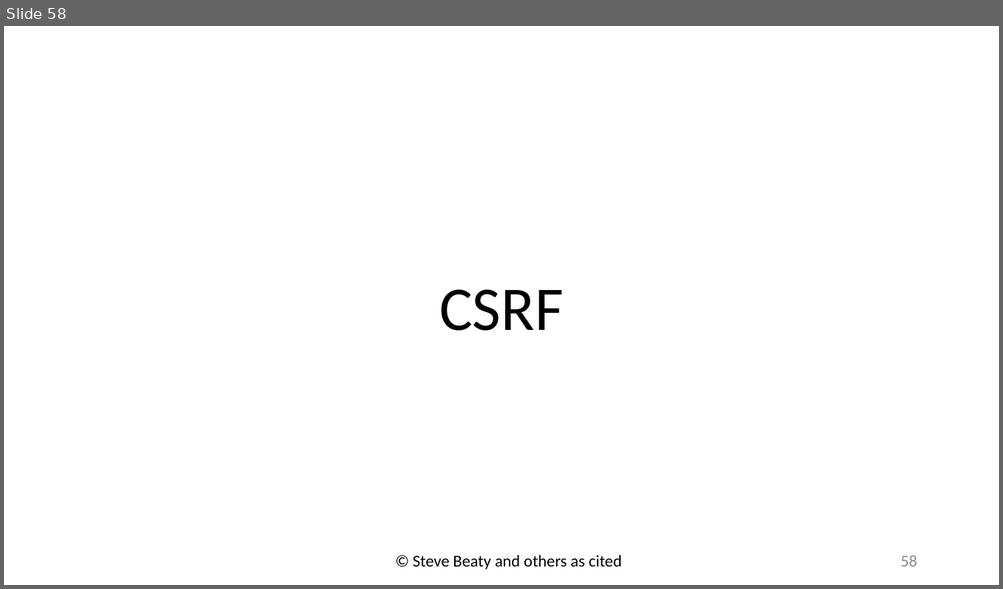
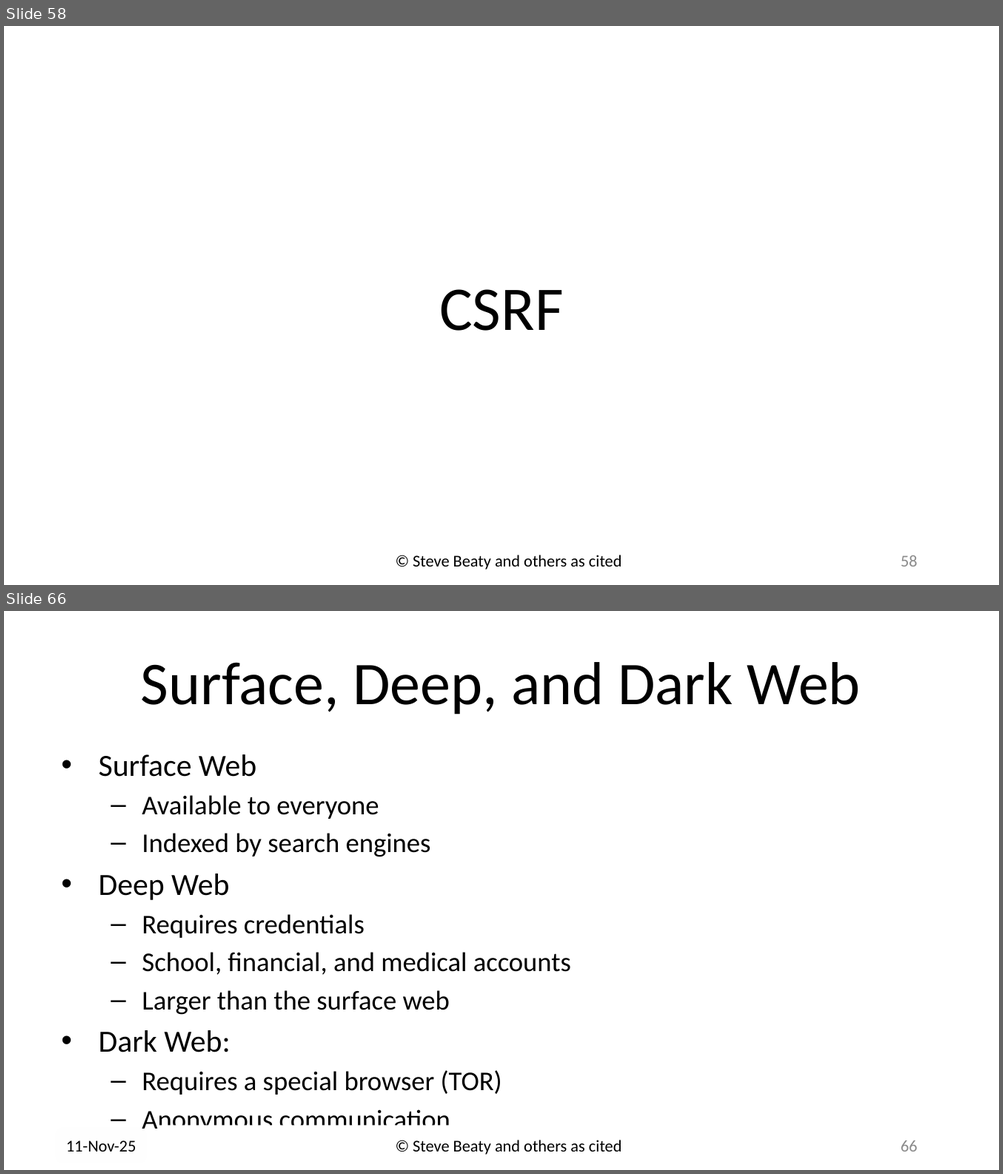
Before and after one commit to drb80/WebAppDev, a slide deck: Slides/Chapter06.pptx. Shown one above the other, each under a label of ours: slide 58 before the commit, slides 58 and 66 after it; the slides between them are not shown. The pictures are 1003x589 and 1003x1174 pixels, drawn with LibreOffice and Linux fonts; fonts in the diff are those of the drawing; background and template pictures are left out. Boxes give left, top, right and bottom in pixels: in the first picture for what was removed or moved away, otherwise in the second. Text is boxed around its words. In the diff, an @@ line names an element or a change of style, - is before the commit and + after.

```diff
--- a/Slides/Chapter06.pptx
+++ b/Slides/Chapter06.pptx
@@ slide 66 added at box(4, 611, 999, 1170), background picture (left out) @@
@@ title added at box(141, 662, 860, 715), 58.7 pt, text #000000 @@
+Surface, Deep, and Dark Web
@@ text added at box(99, 755, 571, 1095), 26.1 pt, text #000000 @@
+• Surface Web
+  – Available to everyone
+  – Indexed by search engines
+• Deep Web
+  – Requires credentials
+  – School, financial, and medical accounts
+  – Larger than the surface web
+• Dark Web:
+  – Requires a special browser (TOR)
+  – Anonymous communication
@@ text added at box(66, 1141, 136, 1152), 16 pt, text #000000 @@
+11-Nov-25
@@ text added at box(412, 1140, 622, 1155), 16 pt, text #000000 @@
+© Steve Beaty and others as cited
@@ page number added at box(900, 1141, 917, 1152), 16 pt, text #8C8C8C @@
+66
```
Also in this commit, not shown: 51 slides changed, 40 other slides added.
